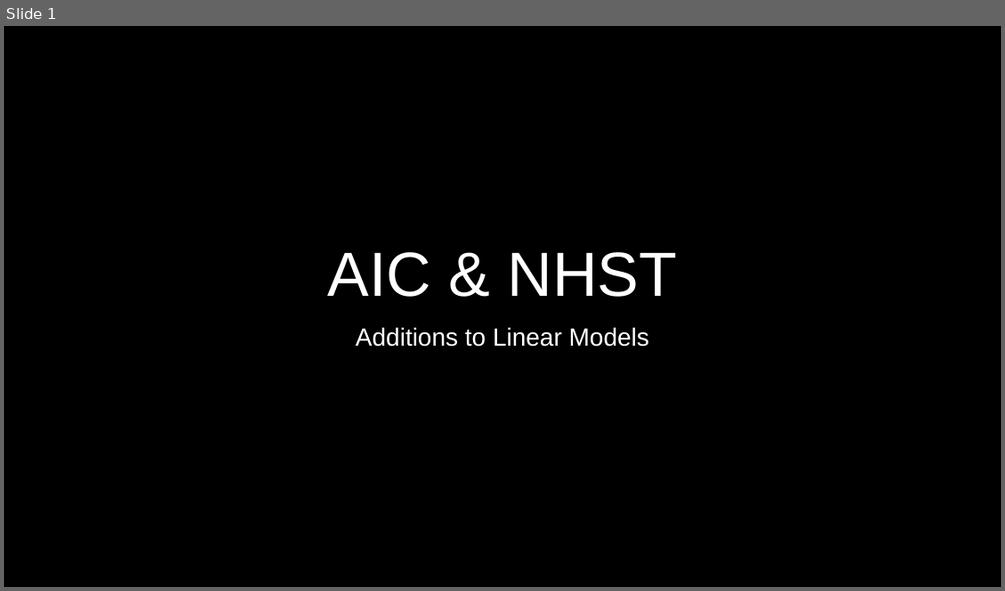
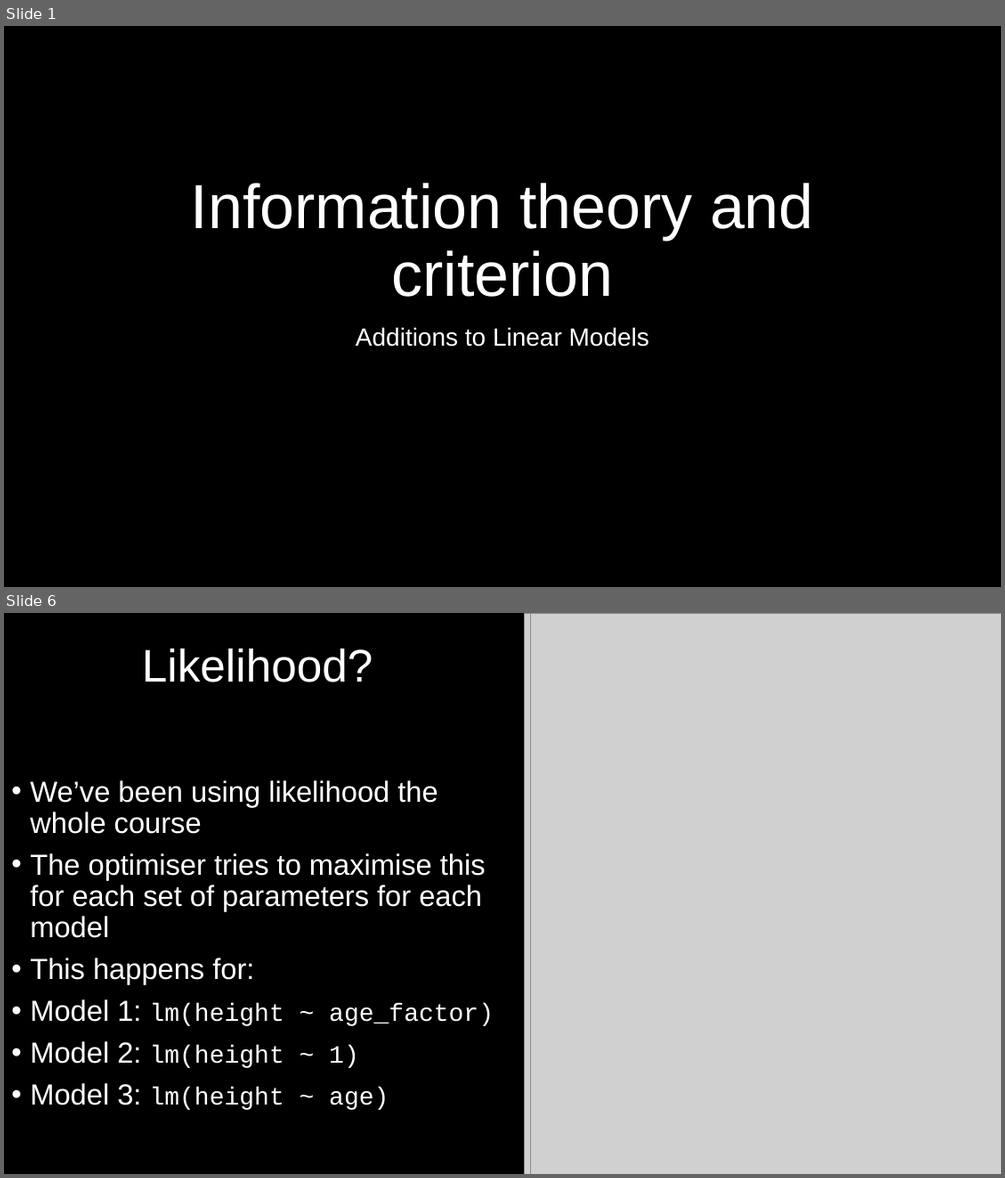
Before and after one commit to DeonRoos/stats-for-biologists, a slide deck: Lectures/Lecture 09.2 AIC.pptx. Shown one above the other, each under a label of ours: slide 1 before the commit, slides 1 and 6 after it; the slides between them are not shown. The pictures are 1005x591 and 1005x1178 pixels, drawn with LibreOffice and Linux fonts; fonts in the diff are those of the drawing; grey boxes stand for pictures. Boxes give left, top, right and bottom in pixels: in the first picture for what was removed or moved away, otherwise in the second. Text is boxed around its words. In the diff, an @@ line names an element or a change of style, - is before the commit and + after.

```diff
--- a/Lectures/Lecture 09.2 AIC.pptx
+++ b/Lectures/Lecture 09.2 AIC.pptx
@@ slide 6 added at bbox=[4, 613, 1001, 1174], background #000000 @@
@@ picture added at bbox=[524, 613, 994, 1174] @@
@@ picture added at bbox=[524, 613, 1001, 1174] @@
@@ picture added at bbox=[531, 613, 1001, 1174] @@
@@ title added at bbox=[142, 648, 373, 682], 44 pt, text #FFFFFF @@
+Likelihood?
@@ text added at bbox=[30, 780, 494, 1110], 28 pt, text #FFFFFF @@
+• We’ve been using likelihood the whole course
+• The optimiser tries to maximise this for each set of parameters for each model
+• This happens for:
+• Model 1: lm(height ~ age_factor)
+• Model 2: lm(height ~ 1)
+• Model 3: lm(height ~ age)
@@ slide 1 changed as well @@
@@ title at bbox=[191, 183, 814, 297]: text changed @@
-AIC & NHST
+Information theory and criterion
```
Also in this commit, not shown: 10 other slides added, 4 slides removed, 13 other files.
